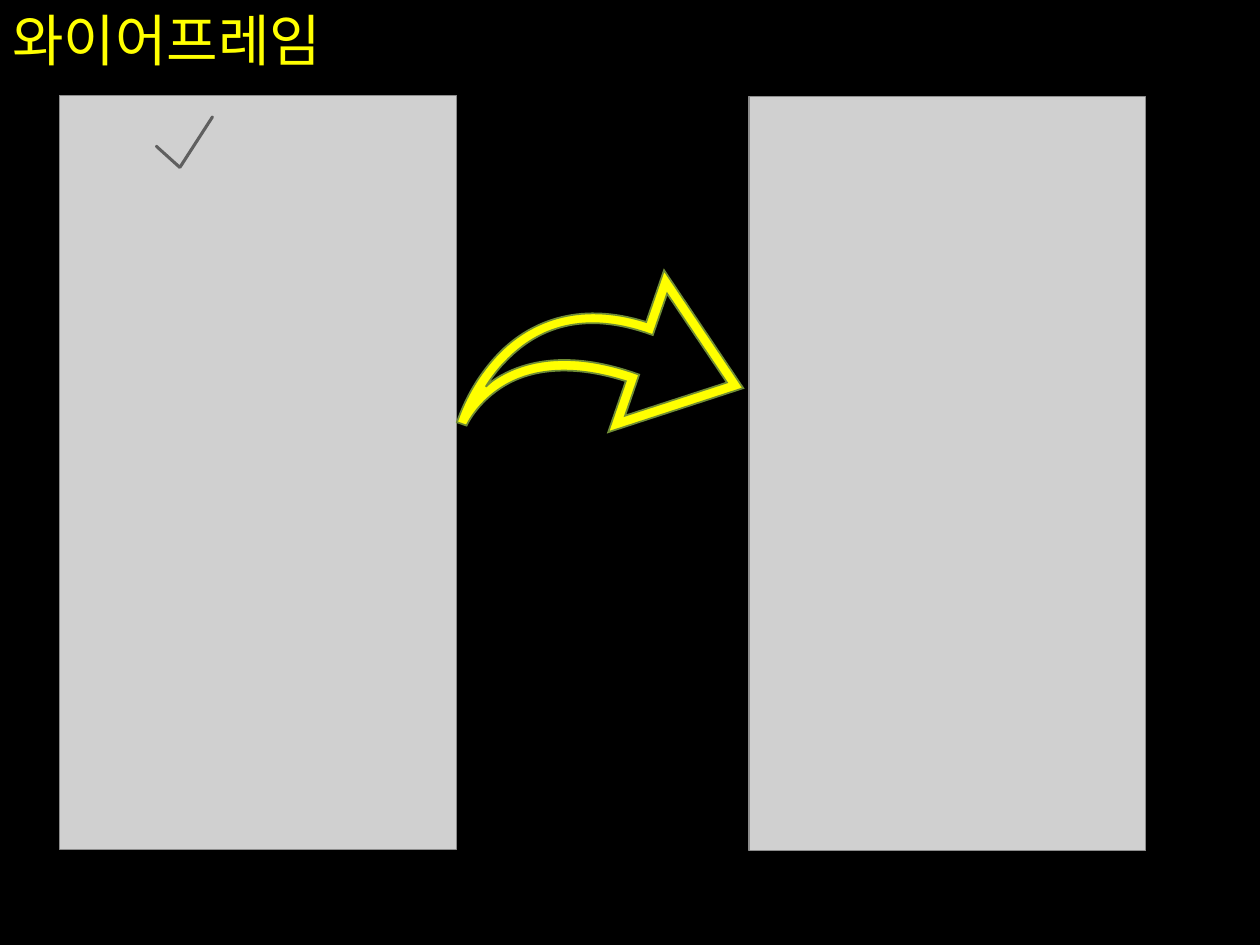
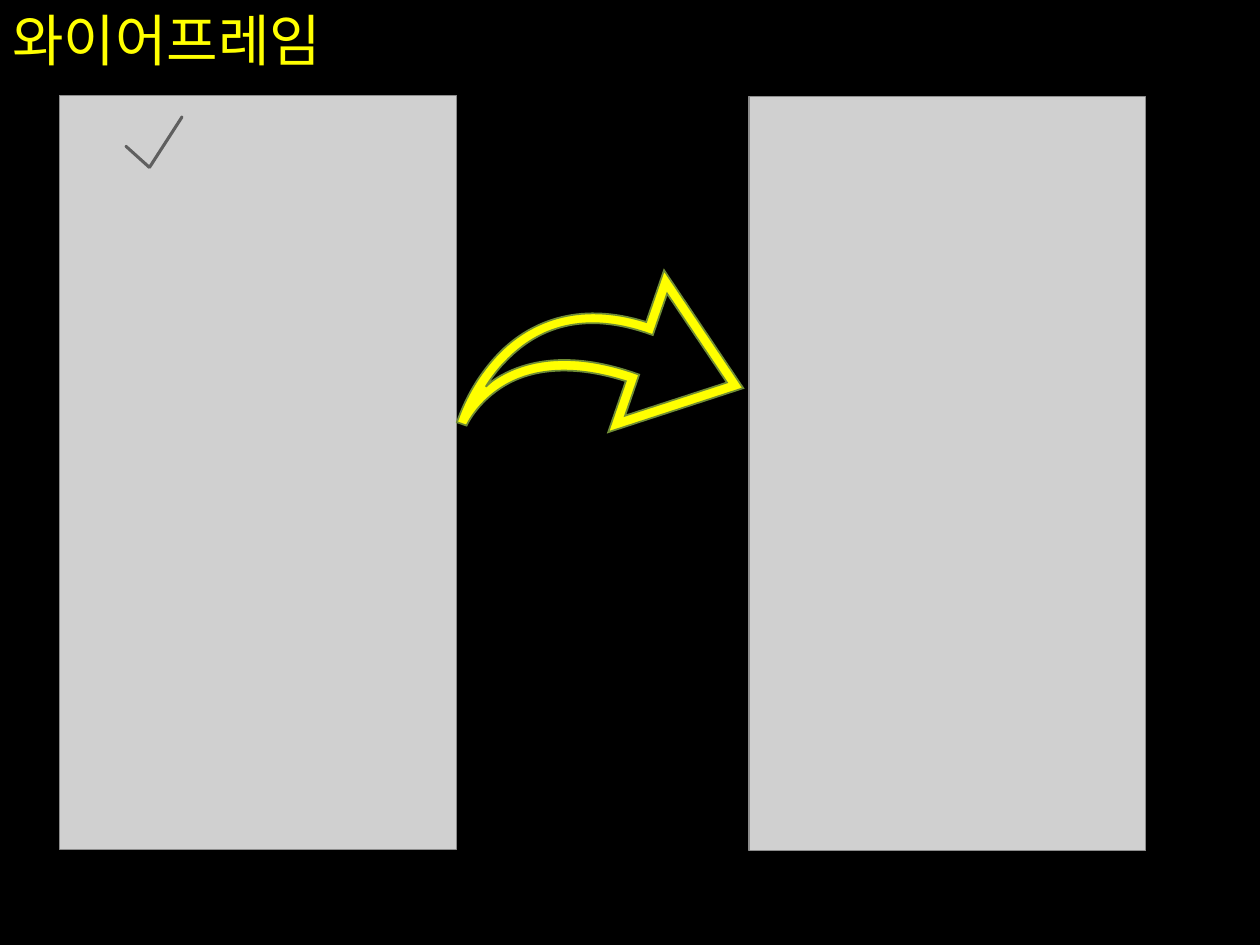
Before and after one commit to gns11/ex, a slide deck: slide 3 of UI 아키텍처 설계-안종훈.pptx. Drawn at 1260x945 pixels with LibreOffice and Linux fonts; fonts in the diff are those of the drawing; grey boxes stand for pictures. Boxes give left, top, right and bottom in pixels: in the first picture for what was removed or moved away, otherwise in the second. Text is boxed around its words. In the diff, an @@ line names an element or a change of style, - is before the commit and + after.

```diff
--- a/UI 아키텍처 설계-안종훈.pptx
+++ b/UI 아키텍처 설계-안종훈.pptx
@@ freeform shape: place and size @@
-freeform shape at (154, 116, 214, 170)
+freeform shape at (123, 116, 184, 170)
```
Also in this commit, not shown: 1 other slide changed.
